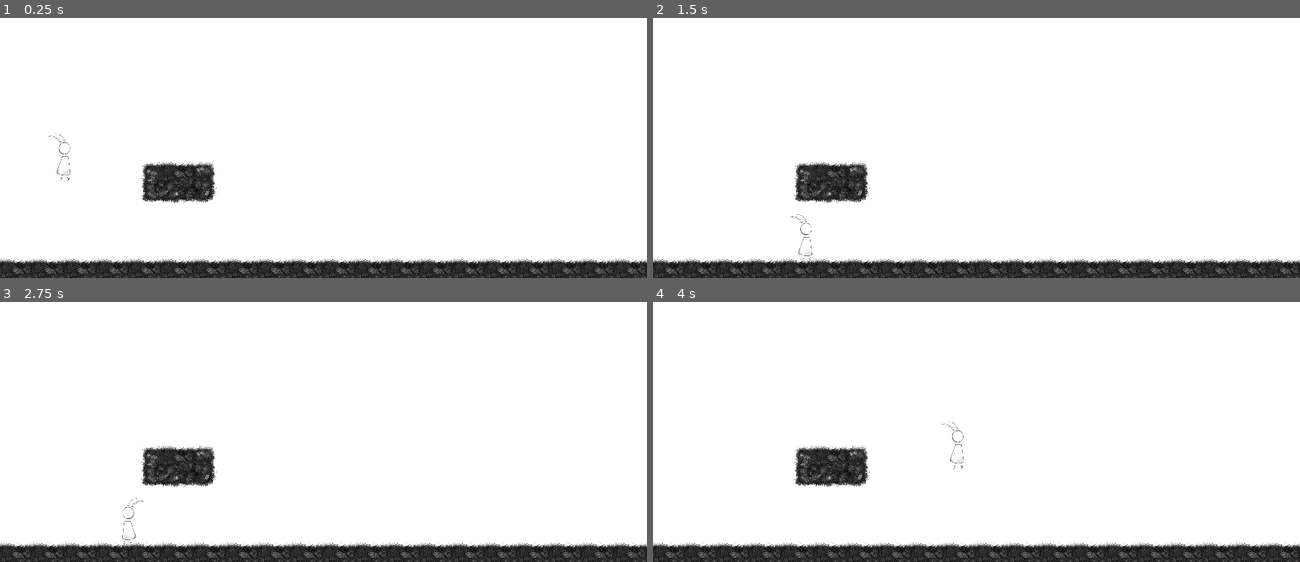
Above: before the commit, frames 1-4 (two rows, left to right).
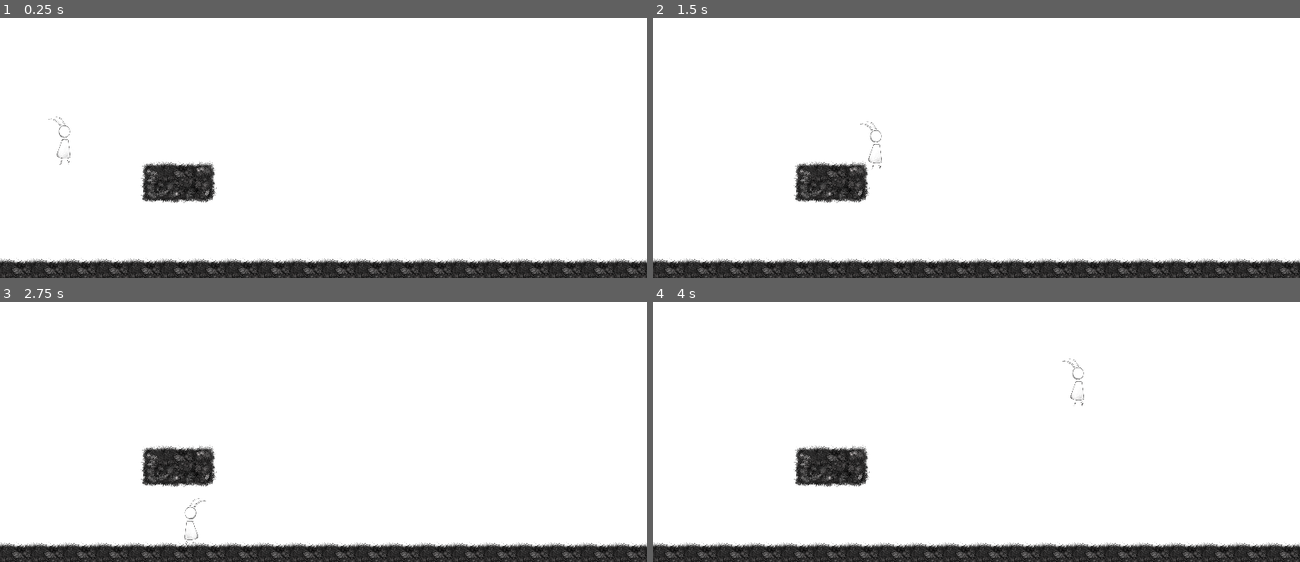
Above: after the commit, the same moments.

Repository: uatuko/game-off-2021
Game: Godot game, scene res://src/levels/grasslands.tscn
The game is run twice, just before and just after one commit, with the same random seed, the same clock (stepped at 60 frames per second) and the same inputs.
Inputs:
- Up to frame 1 (0.25 s): no input
- Up to frame 2 (1.5 s): hold D (move_right) from 0.53 s (still down); tap W (jump) at 0.77 s
- Up to frame 3 (2.75 s): tap W (jump) at 1.52 s; release D (move_right) at 2.03 s; hold A (move_left) from 2.03 s (still down)
- Up to frame 4 (4 s): release A (move_left) at 2.78 s; hold D (move_right) from 2.78 s (still down); tap W (jump) at 3.02, 3.77 s

The runs differ from the first frame. In frame 1, 0.1% of the frame differs, in the area x 7-11%, y 37-64%; in frame 2, 0.1%, in the area x 21-36%, y 39-94%; in frame 3, 0.1%; in frame 4, 0.1%.

Commit message:
issue #10 - tweak bugzy gravity and jump power

Diff:
--- a/src/actor/Actor.gd
+++ b/src/actor/Actor.gd
@@ -4,7 +4,7 @@
 
 const FLOOR_NORMAL := Vector2.UP
 
-export var speed := Vector2(300.0, 1000.0)
-export var gravity := 3000.0
+export var speed := Vector2(400.0, 900.0)
+export var gravity := 2000.0
 
 var _velocity := Vector2.ZERO
